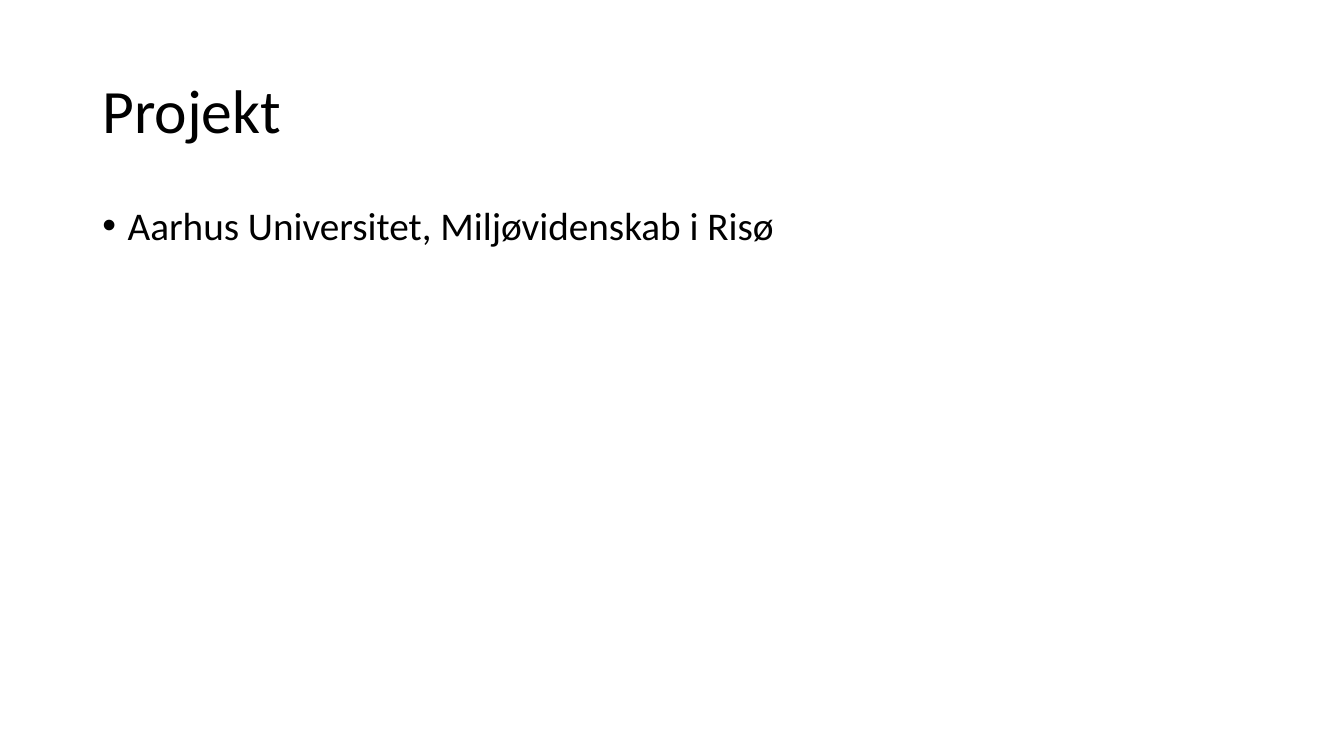
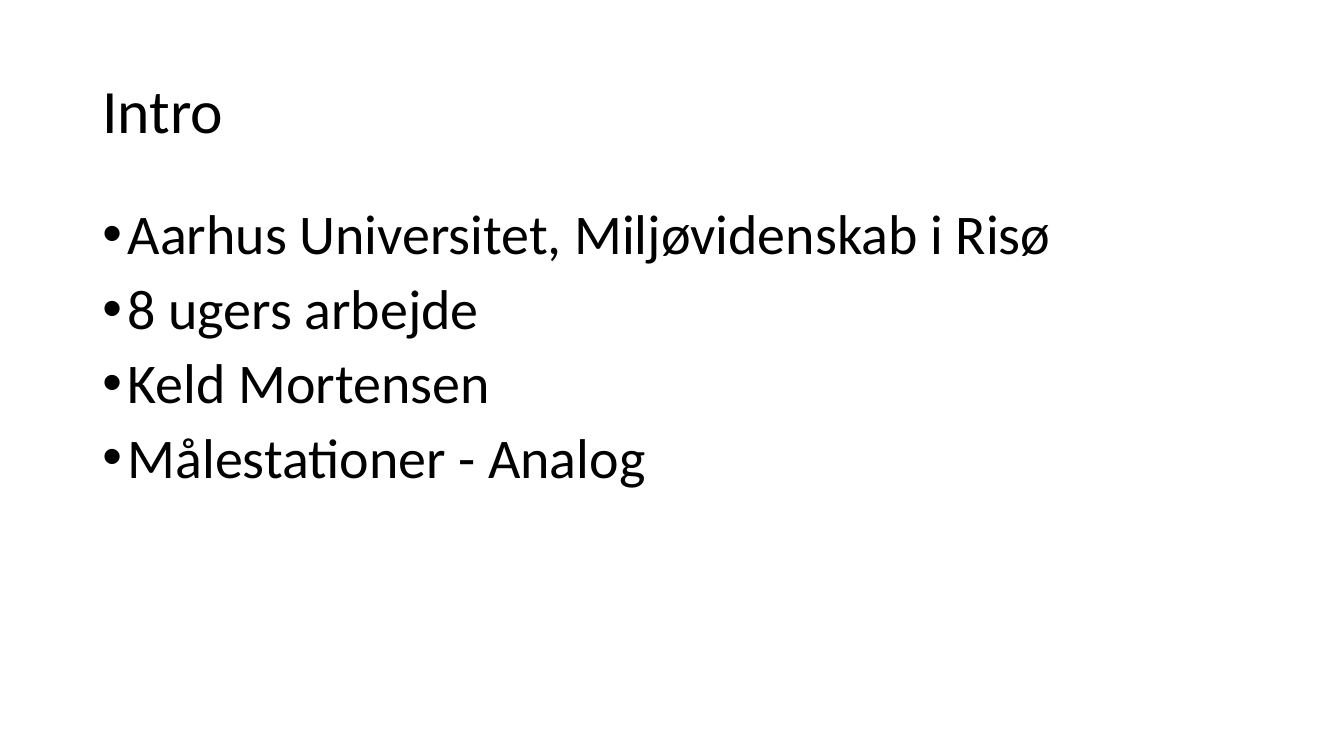
Before and after one commit to AndersSkovNielsen/RisoeProjektTeamA, a slide deck: slide 2 of Eksamensnoter/Powerpoint.pptx. Drawn at 1344x756 pixels with LibreOffice and Linux fonts; fonts in the diff are those of the drawing. Boxes give left, top, right and bottom in pixels: in the first picture for what was removed or moved away, otherwise in the second. Text is boxed around its words. In the diff, an @@ line names an element or a change of style, - is before the commit and + after.

```diff
--- a/Eksamensnoter/Powerpoint.pptx
+++ b/Eksamensnoter/Powerpoint.pptx
@@ title at (102,93,223,134): text changed @@
-Projekt
+Intro
@@ text at (128,215,1051,264): size 28 to 40 pt in "Aarhus Universitet, Miljøvidenskab i Risø" @@
@@ text at (128,290,645,488): paragraphs added @@
+• 8 ugers arbejde
+• Keld Mortensen
+• Målestationer - Analog
```
Also in this commit, not shown: 1 other slide changed, 3 slides added, 1 slide removed, 2 other files.
